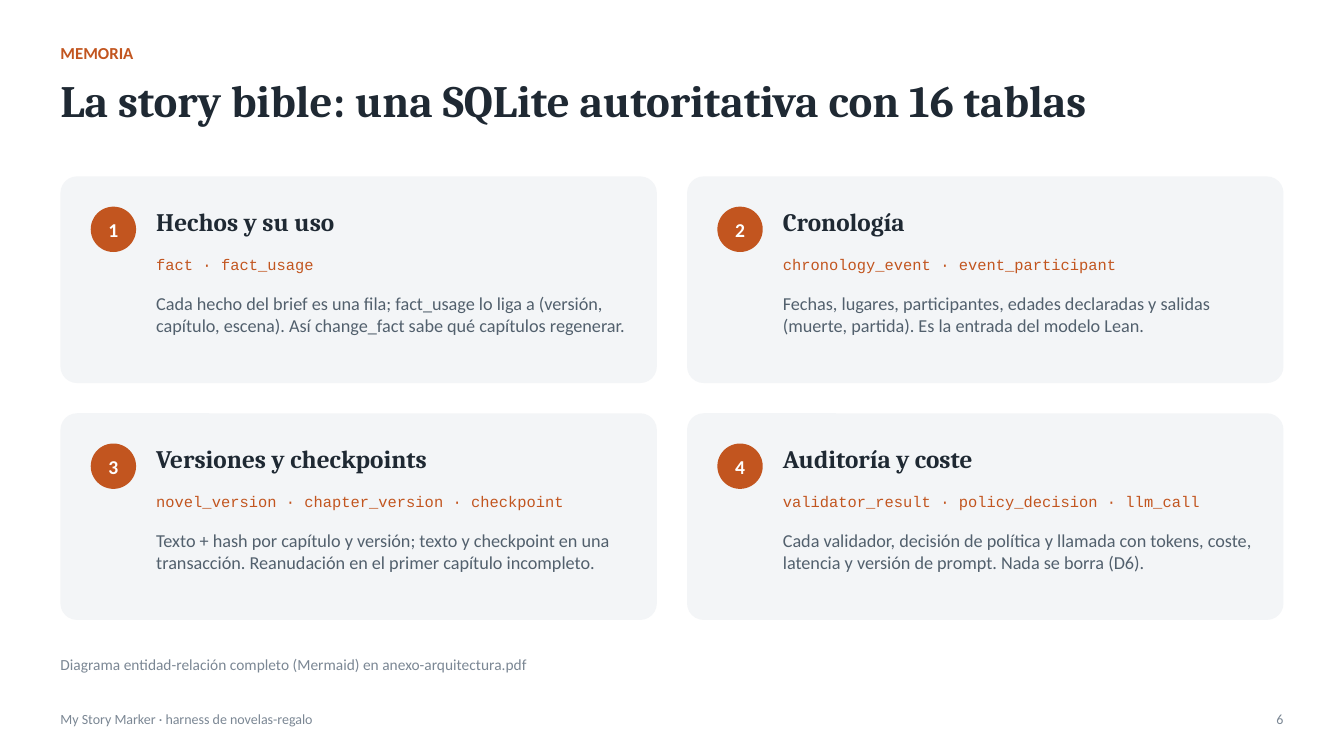
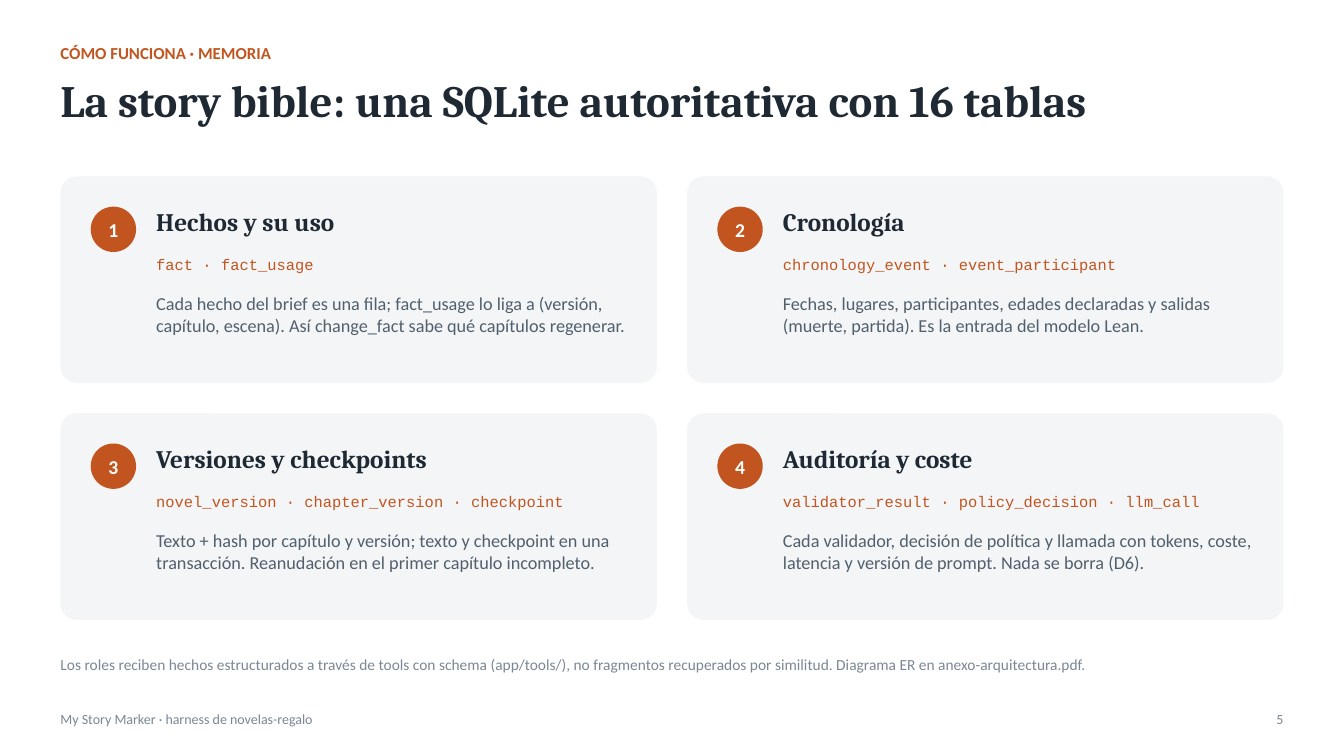
Before and after one commit to ignacio-hurtado-qaracter/My-Story-Marker, a slide deck: slide 5 of presentacion/presentacion.pptx (slide 6 before the commit). Drawn at 1344x756 pixels with LibreOffice and Linux fonts; fonts in the diff are those of the drawing. Boxes give left, top, right and bottom in pixels: in the first picture for what was removed or moved away, otherwise in the second. Text is boxed around its words. In the diff, an @@ line names an element or a change of style, - is before the commit and + after.

```diff
--- a/presentacion/presentacion.pptx
+++ b/presentacion/presentacion.pptx
@@ text at (x1=60, y1=45, x2=271, y2=59): text changed @@
-MEMORIA
+CÓMO FUNCIONA · MEMORIA
@@ text at (x1=60, y1=659, x2=1085, y2=673): text changed @@
-Diagrama entidad-relación completo (Mermaid) en anexo-arquitectura.pdf
+Los roles reciben hechos estructurados a través de tools con schema (app/tools/), no fragmentos recuperados por similitud. Diagrama ER en anexo-arquitectura.pdf.
```
Also in this commit, not shown: 13 other slides changed, 5 slides added, 4 slides removed, 23 other files.
